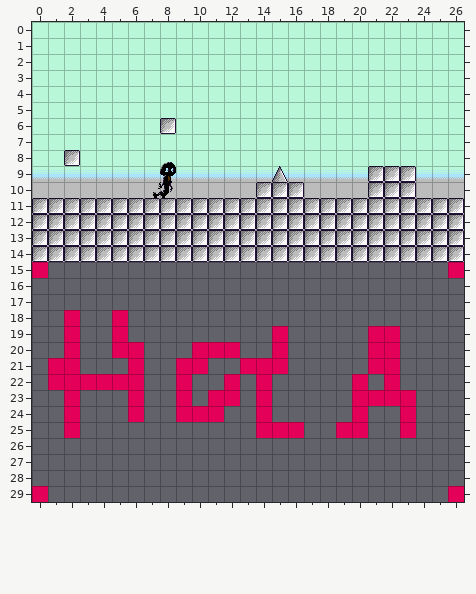
Tiled map -- android/assets/tilemap.tmx. That is the earlier state.
Cells are 16x16 px. Shown: x 0..26, y 0..29.
The result:
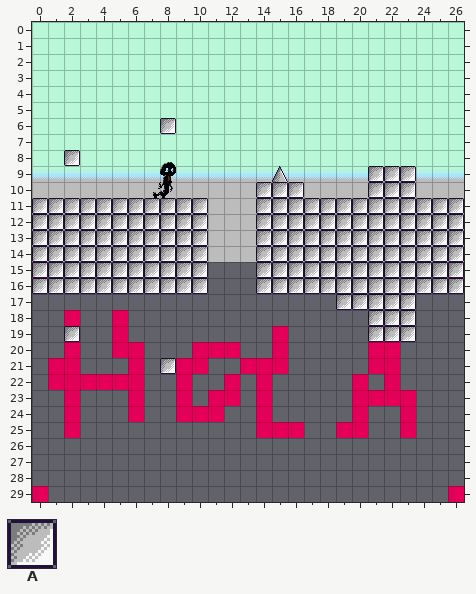
Key: from "newtiles": A 52.
_ is an empty cell.
Tiles replaced or removed in this view: A.
What changed:
Changed rows in their new state; . is an unchanged cell.
Layer "Platfs":
first column x 0:
11 ...........___.............
12 ...........___.............
13 ...........___.............
14 ...........___.............
15 AAAAAAAAAAA...AAAAAAAAAAAAA
16 AAAAAAAAAAA...AAAAAAAAAAAAA
17 ...................AAAAA...
18 .....................AAA...
19 ..A..................AAA...
21 ........A..................
Layer "Collisions":
first column x 0:
11 ...........___.............
12 ...........___.............
13 ...........___.............
14 ...........___.............
15 AAAAAAAAAAA...AAAAAAAAAAAAA
16 AAAAAAAAAAA...AAAAAAAAAAAAA
17 ...................AAAAA...
18 .....................AAA...
19 ..A..................AAA...
21 ........A..................
Where, in picture pixels (left, top, right, bottom), the same in both pictures:
changed: (32, 198, 464, 342)
added: (160, 358, 176, 374)
